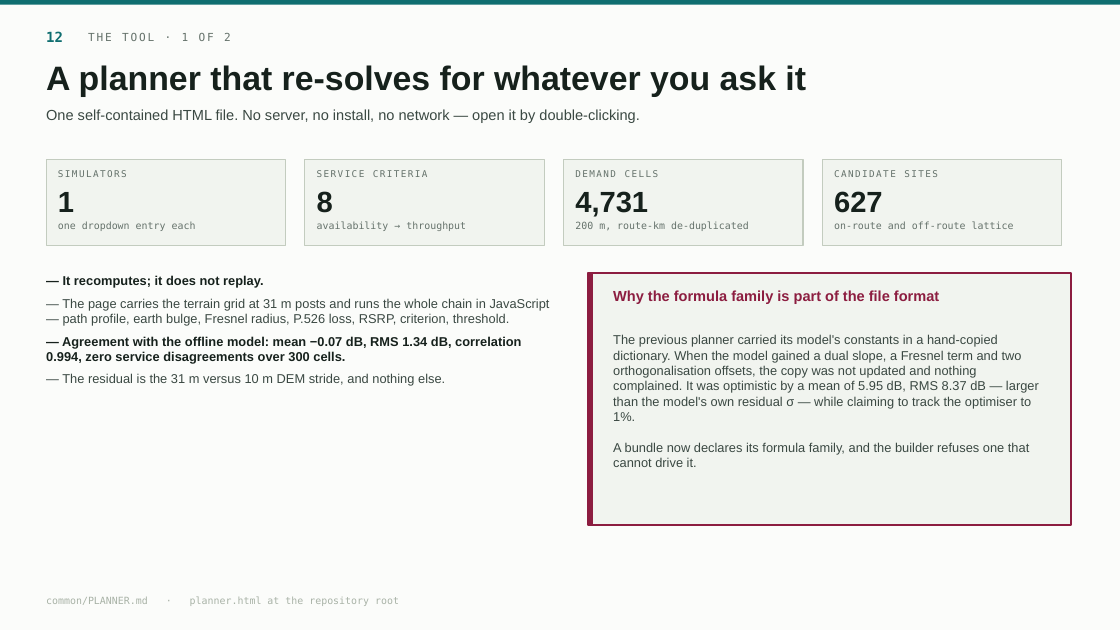
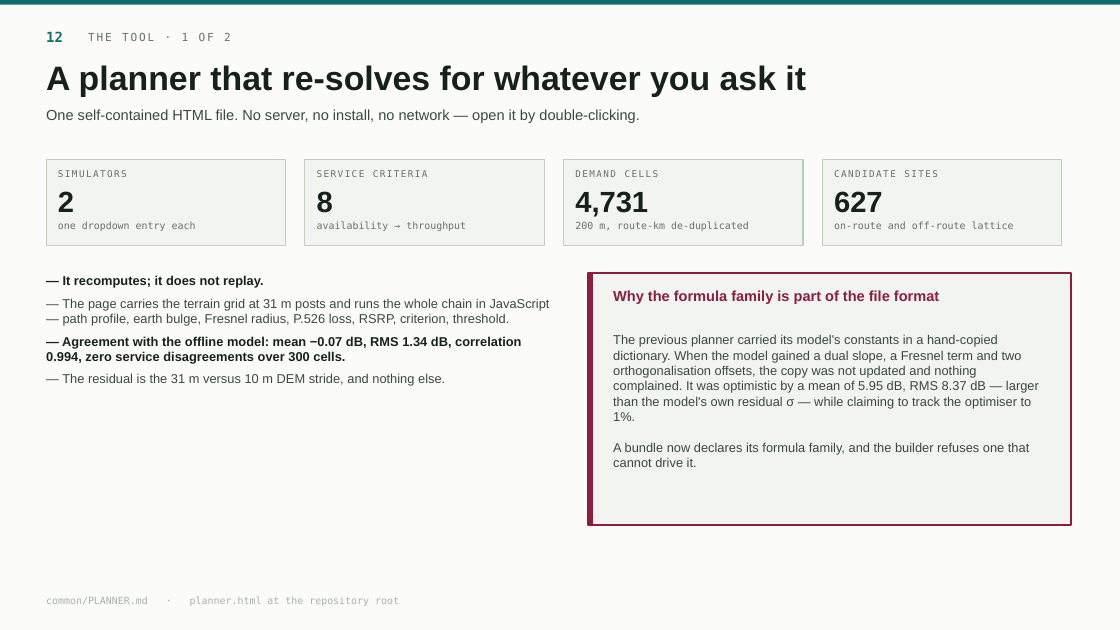
Before and after one commit to mtang724/arathon-c03-rural-infrastructure-placement, a slide deck: slide 12 of ARA_Challenge3.pptx. Drawn at 1120x630 pixels with LibreOffice and Linux fonts; fonts in the diff are those of the drawing. Boxes give left, top, right and bottom in pixels: in the first picture for what was removed or moved away, otherwise in the second. Text is boxed around its words. In the diff, an @@ line names an element or a change of style, - is before the commit and + after.

```diff
--- a/ARA_Challenge3.pptx
+++ b/ARA_Challenge3.pptx
@@ text at [58,191,74,212]: text changed @@
-1
+2
```
Also in this commit, not shown: 13 other slides changed, 3 other files.
